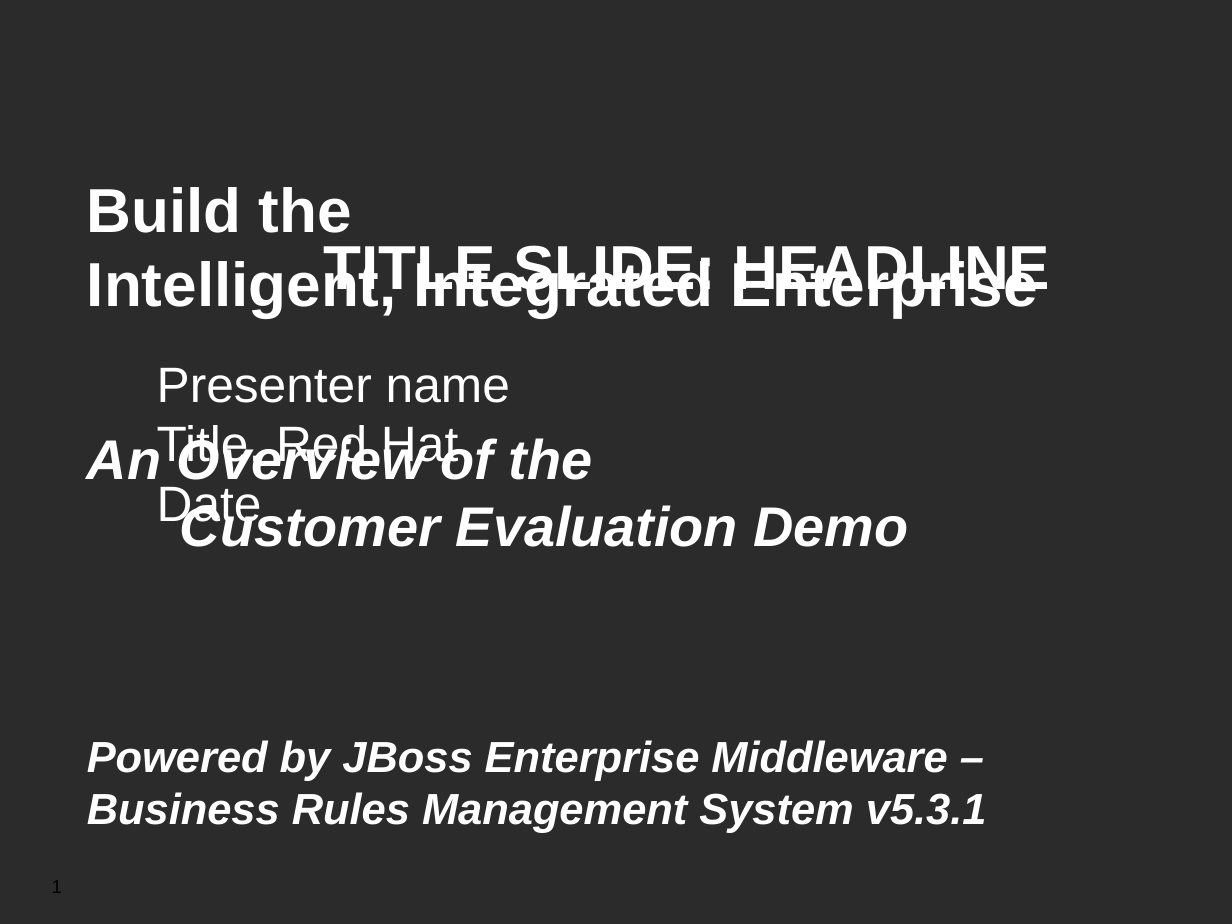
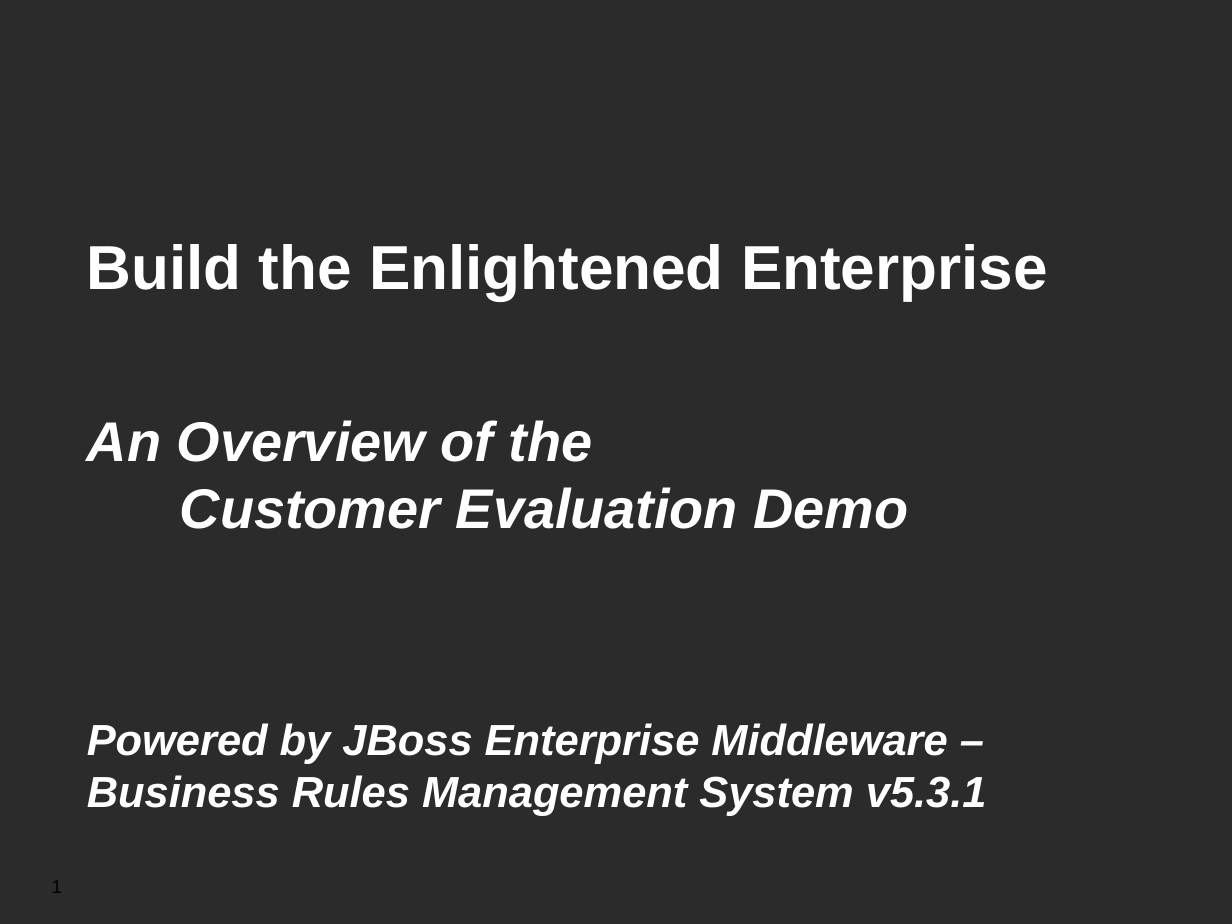
Before and after one commit to jbossdemocentral/brms-customer-evaluation-demo, a slide deck: slide 1 of Demo Overview.odp. Drawn at 1232x924 pixels with LibreOffice and Linux fonts; fonts in the diff are those of the drawing; background and template pictures are left out; a plain dark background stands for a picture behind light text. Boxes give left, top, right and bottom in pixels: in the first picture for what was removed or moved away, otherwise in the second. Text is boxed around its words. In the diff, an @@ line names an element or a change of style, - is before the commit and + after.

Commit message:
Added EE to overview slides.

```diff
--- a/Demo Overview.odp
+++ b/Demo Overview.odp
@@ text "Build the Enlightened Enterprise": place and size @@
-text "Build the Enlightened Enterprise" at box(87, 187, 987, 833)
+text "Build the Enlightened Enterprise" at box(87, 244, 1048, 816)
@@ text removed at box(324, 239, 1050, 300) @@
-TITLE SLIDE: HEADLINE
@@ text at box(87, 244, 1048, 300): text changed @@
-Build the
-Intelligent, Integrated Enterprise
+Build the Enlightened Enterprise
@@ text removed at box(157, 368, 510, 530) @@
-Presenter name
-Title, Red Hat
-Date
```
Also in this commit, not shown: 1 other slide changed, 1 other file.
